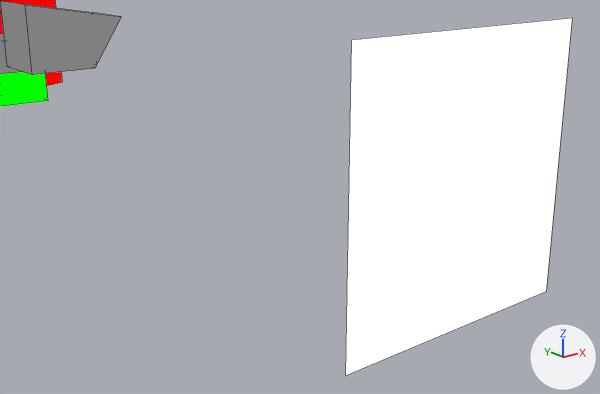
One commit to the Blender file assets-source/blender/motion/parasaurolophus-walk.blend: the scene before it, then after it.
Rendered twice from a camera (50 mm lens) standing at (59.9, -32.99, 29.87) and looking at (62.7, -29.49, 28.47). Every picture has the same lights, and +X, +Y and +Z are marked at lower right. The older version comes first. Mesh edges are drawn as thin lines.

Objects in the first picture: 'DinoTycoon_Motion_parasaurolophus_walk_beak', 'DinoTycoon_Motion_parasaurolophus_walk_eye', 'DinoTycoon_Motion_parasaurolophus_walk_jaw' and 2 more.
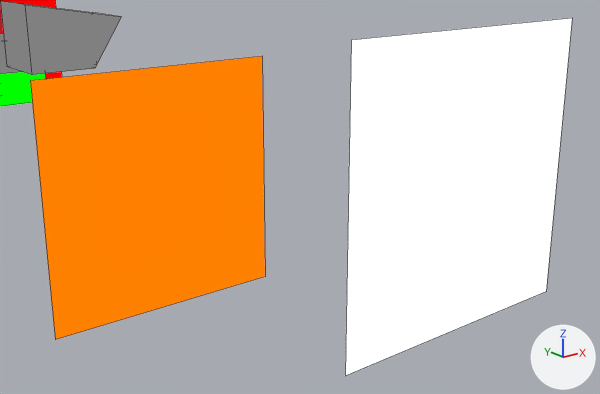
Boxes [x1, y1, x2, y2] around the edits, measured in the pictures (600 x 394 px):
'DinoTycoon_Motion_parasaurolophus_walk_eye_white', added (orange)
    after: [30, 56, 265, 340]

What changed in the scene script:
```text
Add mat_dinotycoon_role_y:
    mat_dinotycoon_role_y = emission_material('DinoTycoon_Role_Y')
    mat_dinotycoon_role_y.base_color = (1.0, 0.216, 0.0)  # orange #ff8000
Add me_dinotycoon_motion_parasaurolophus_walk_sample_eye_white:
    me_dinotycoon_motion_parasaurolophus_walk_sample_eye_white.from_pydata([(61.4, -29.0, 29.2), (62.8, -29.0, 29.2), (62.8, -29.0, 27.8), (61.4, -29.0, 27.8), (61.4, -29.0, 29.2), (62.8, -29.0, 29.2), (62.8, -29.0, 27.8), (61.4, -29.0, 27.8)], [], [(3, 2, 1, 0), (4, 5, 6, 7), (0, 1, 5, 4), (1, 2, 6, 5), (2, 3, 7, 6), (3, 0, 4, 7)])
    me_dinotycoon_motion_parasaurolophus_walk_sample_eye_white.materials.append(mat_dinotycoon_role_y)  # orange #ff8000
Add ob_dinotycoon_motion_parasaurolophus_walk_eye_white:
    ob_dinotycoon_motion_parasaurolophus_walk_eye_white = bpy.data.objects.new('DinoTycoon_Motion_parasaurolophus_walk_eye_white', me_dinotycoon_motion_parasaurolophus_walk_sample_eye_white)
    ob_dinotycoon_motion_parasaurolophus_walk_eye_white.location = (0.0, 0.0, 0.0)
```
